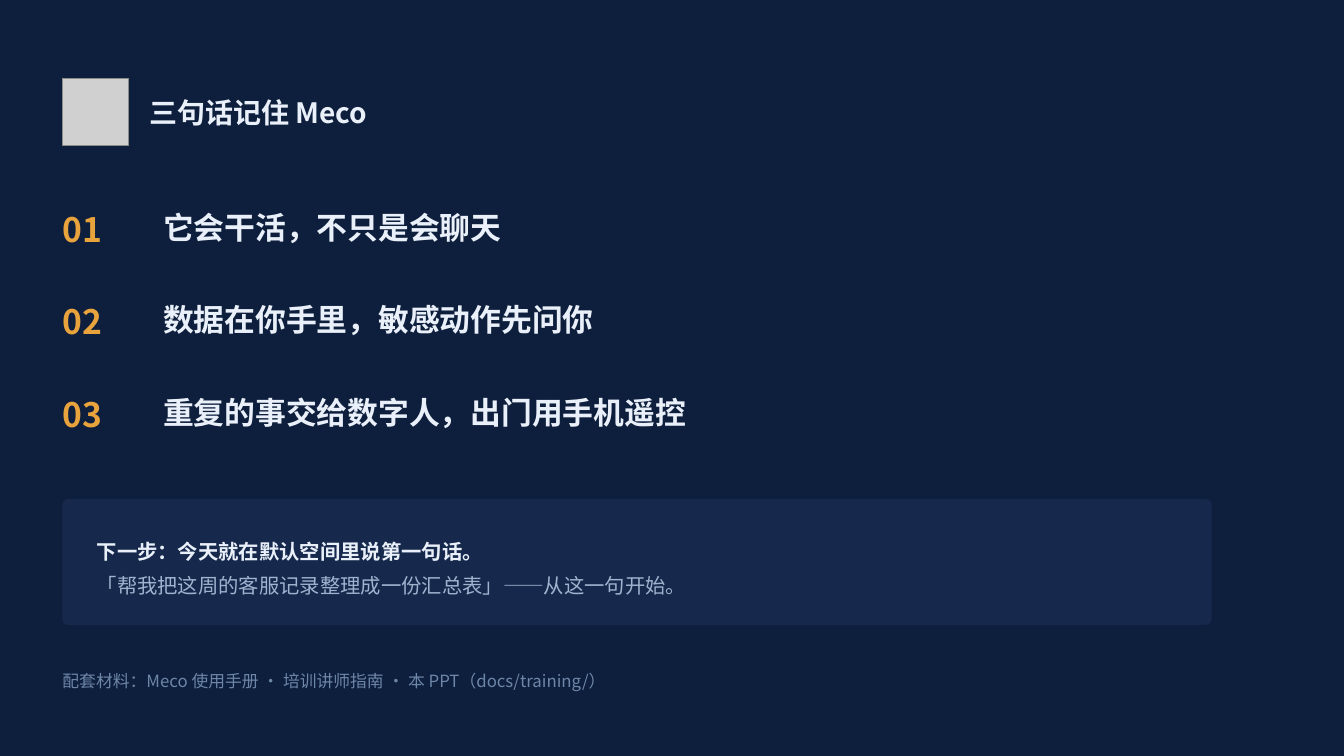
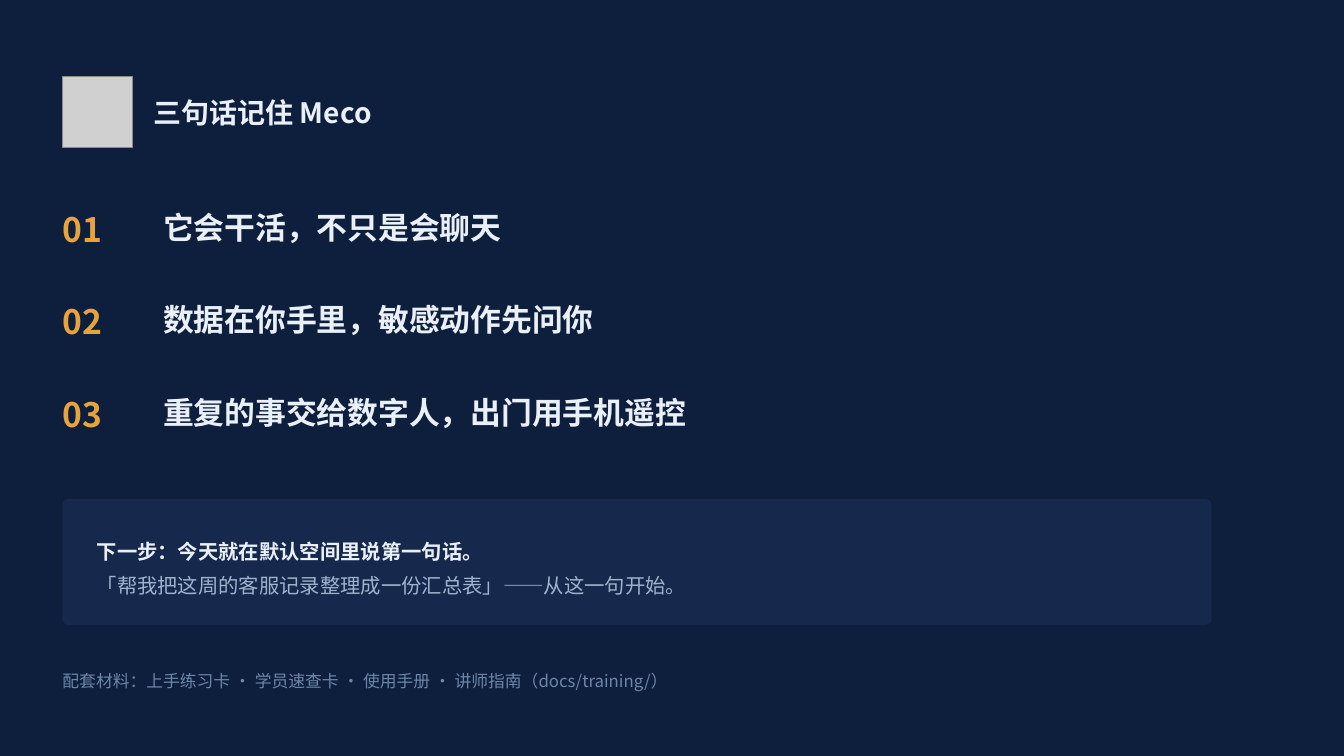
Before and after one commit to LangInOS/heyoo-meco, a slide deck: slide 36 of docs/training/Meco企业培训-非技术员工全面上手指南.pptx. Drawn at 1344x756 pixels with LibreOffice and Linux fonts; fonts in the diff are those of the drawing; grey boxes stand for pictures. Boxes give left, top, right and bottom in pixels: in the first picture for what was removed or moved away, otherwise in the second. Text is boxed around its words. In the diff, an @@ line names an element or a change of style, - is before the commit and + after.

Commit message:
docs: 新增培训配套材料并完善使用指南

```diff
--- a/docs/training/Meco企业培训-非技术员工全面上手指南.pptx
+++ b/docs/training/Meco企业培训-非技术员工全面上手指南.pptx
@@ picture: place and size @@
-picture at bbox=[63, 79, 129, 145]
+picture at bbox=[63, 77, 133, 147]
@@ text "三句话记住 Meco": place and size @@
-text "三句话记住 Meco" at bbox=[149, 99, 368, 126]
+text "三句话记住 Meco" at bbox=[153, 99, 372, 126]
@@ text at bbox=[62, 673, 668, 691]: text changed @@
-配套材料：Meco 使用手册 · 培训讲师指南 · 本 PPT（docs/training/）
+配套材料：上手练习卡 · 学员速查卡 · 使用手册 · 讲师指南（docs/training/）
```
Also in this commit, not shown: 3 other slides changed, 6 other files.
